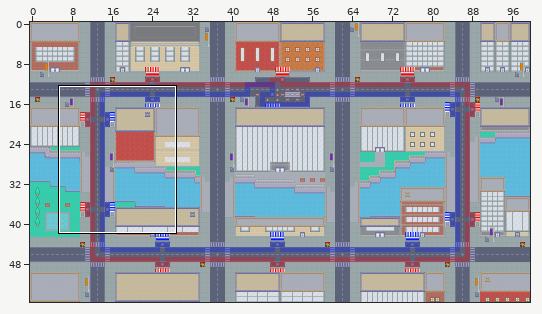
A Tiled map gets an edit: assets/Maps/map_tutorial.tmx. The picture above shows the old version from afar; the outline marks the close-up.
Close-up. Old version:
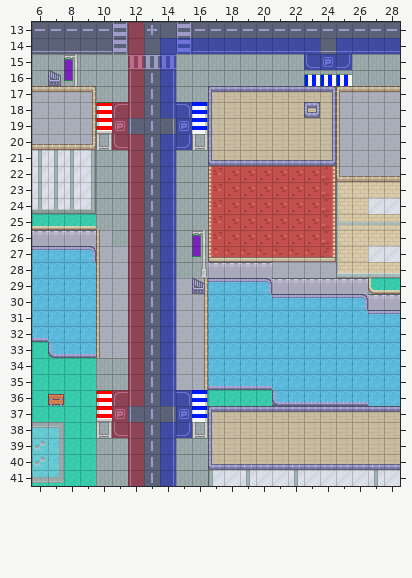
Cells are 16x16 px. Shown: x 6..28, y 13..41. The commit also changed other parts of the map, which this record leaves out.
The same view after the edit:
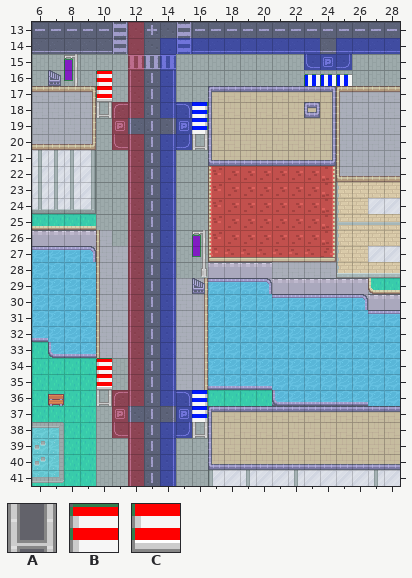
Key: from "roguelikeCity_magenta_final_bi": A 352, B 544, C 582.
_ is an empty cell, . an unchanged one.
Edits made:
--- layer "Tile Layer Over"
@@ x 10..10 @@
-16 _
-17 _
-18 B
-19 C
-20 A
+16 B
+17 C
+18 A
+19 _
+20 _
@@ x 10..10 @@
-34 _
-35 _
-36 B
-37 C
-38 A
+34 B
+35 C
+36 A
+37 _
+38 _
Where, in picture pixels (left, top, right, bottom), the same in both close-ups:
changed: (96, 70, 112, 150)
changed: (96, 358, 112, 438)
